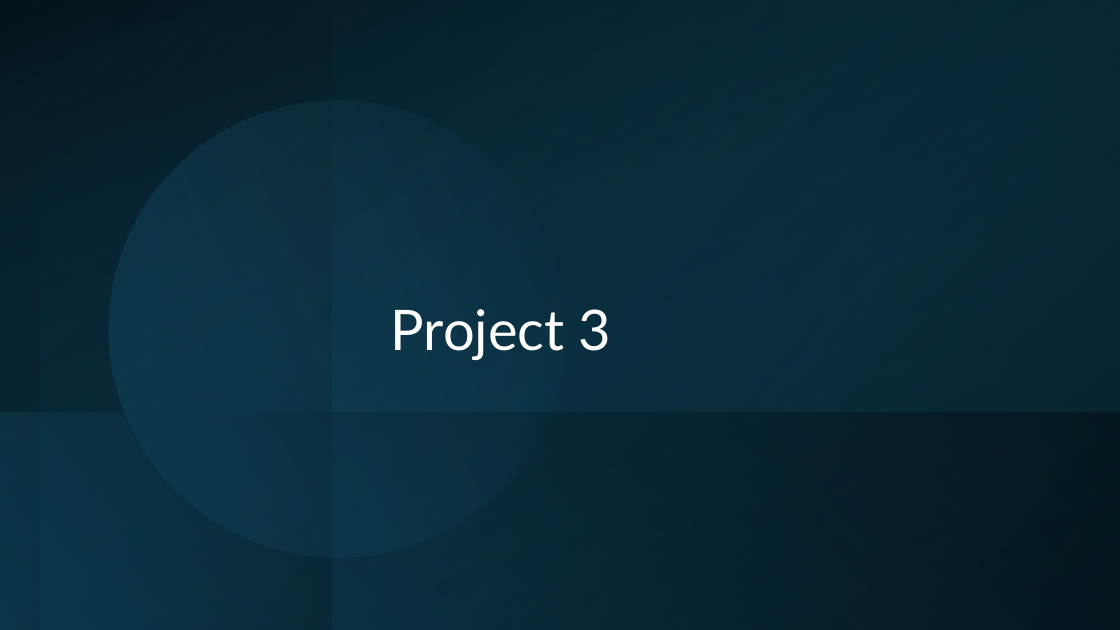
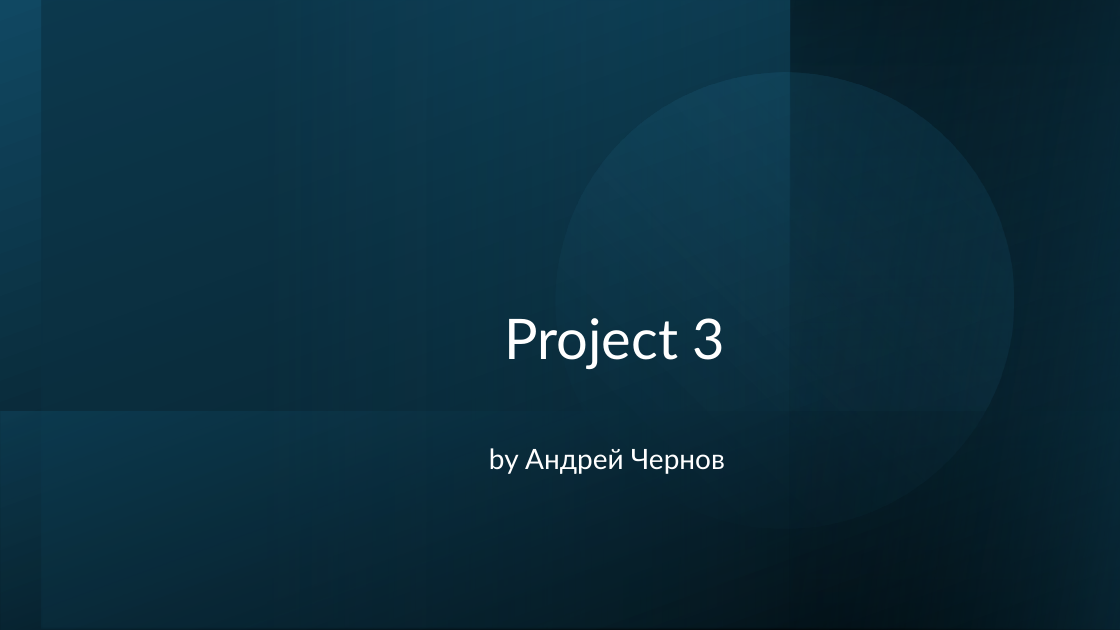
Before and after one commit to EnderEzhik/Project3, a slide deck: slide 1 of Project 3.pptx. Drawn at 1120x630 pixels with LibreOffice and Linux fonts; fonts in the diff are those of the drawing. Boxes give left, top, right and bottom in pixels: in the first picture for what was removed or moved away, otherwise in the second. Text is boxed around its words. In the diff, an @@ line names an element or a change of style, - is before the commit and + after.

Commit message:
update presentation

```diff
--- a/Project 3.pptx
+++ b/Project 3.pptx
@@ rectangle at <box>0,0,1120,630</box>: rotation 180 to 0 degrees @@
@@ rectangle removed at <box>0,0,331,630</box> @@
@@ rectangle removed at <box>0,0,1120,630</box> @@
@@ rectangle removed at <box>332,1,1120,630</box> @@
@@ ellipse added at <box>503,20,1067,582</box>, fill gradient #156082 to #46B1E1 @@
@@ rectangle added at <box>790,0,1120,630</box>, fill gradient #104862 to #000000 @@
@@ rectangle added at <box>791,0,1120,630</box>, fill gradient #104862 to #000000 @@
@@ ellipse removed at <box>72,65,603,594</box> @@
@@ title "Project 3": place and size @@
-title "Project 3" at <box>391,309,611,360</box>
+title "Project 3" at <box>504,318,724,369</box>
@@ title "Project 3" at <box>504,318,724,369</box>: alignment left to right @@
@@ rectangle at <box>1,412,1120,630</box>: rotation 0 to 180 degrees @@
@@ text added at <box>489,448,725,474</box>, 24 pt, text #FFFFFF @@
+by Андрей Чернов
```
Also in this commit, not shown: 9 slides added, 2 slides removed, 1 other file.
